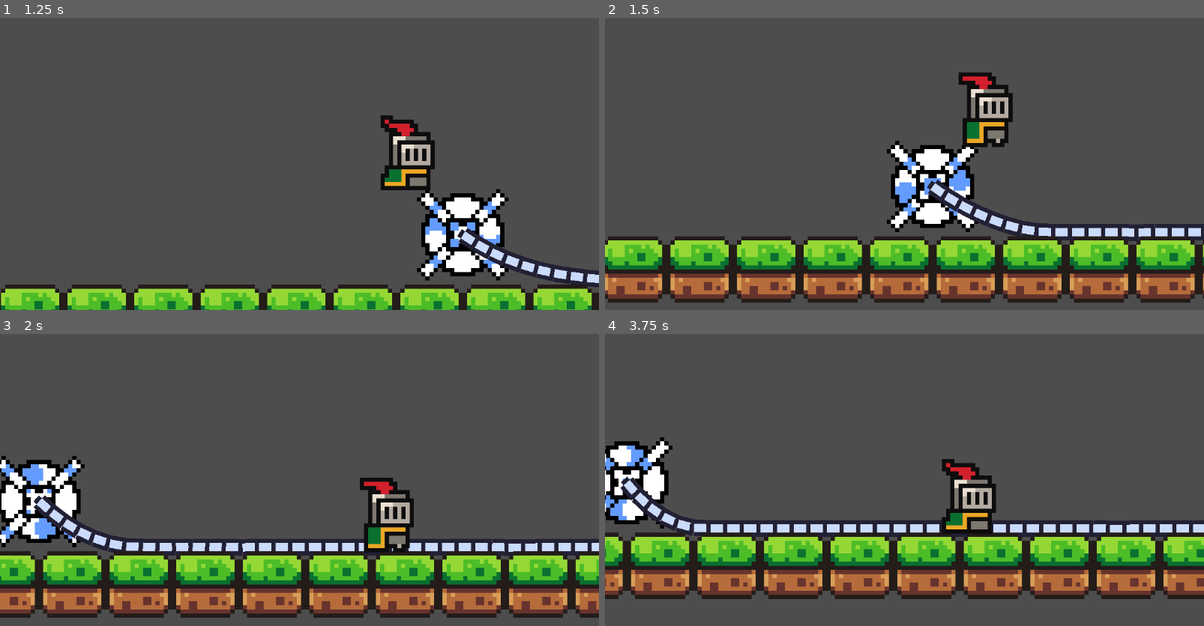
Above: before the commit, frames 1-4 (two rows, left to right).
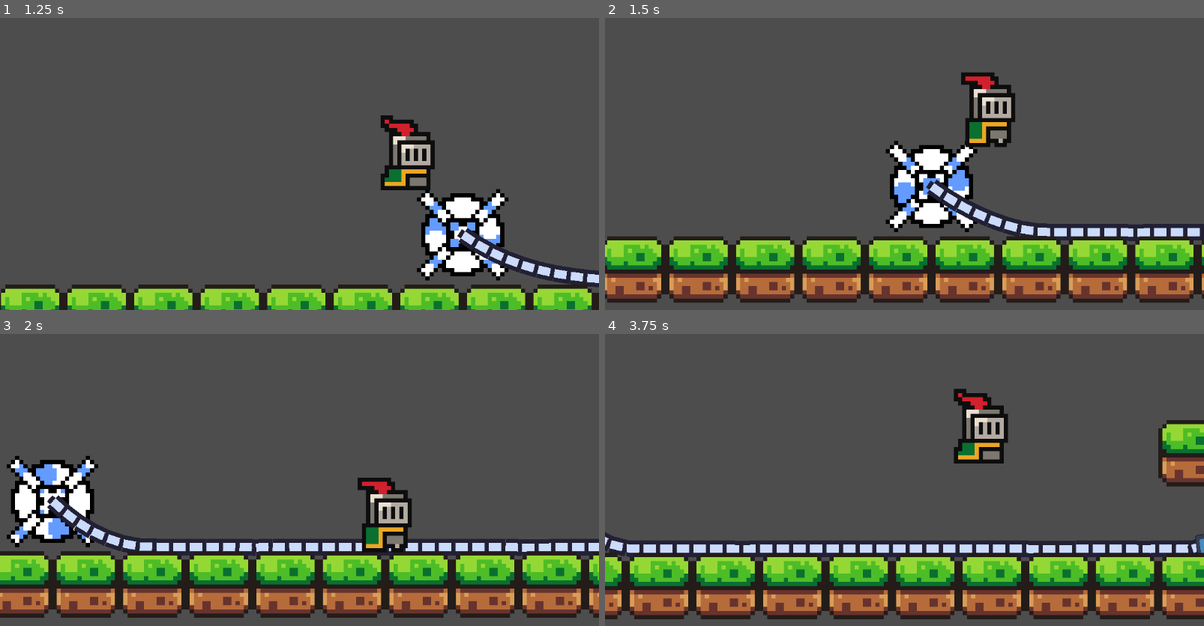
Above: after the commit, the same moments.

Repository: nbrwn/tether
Game: Godot game, scene res://scenes/game.tscn
Same seed, same stepped clock (60 frames per second), same inputs: the game is played once before the commit and once after it. The engine's default icon, where the game draws it, is replaced by a stand-in: a white triangle on a blue panel in a dark square.
Inputs:
- Up to frame 1 (1.25 s): tap Enter (ui_accept) at 0.5, 0.6 s; hold D (move_right) from 0.53 s (still down); tap Space (jump) at 0.77, 0.8, 1.07 s
- Up to frame 2 (1.5 s): keep holding D (move_right); tap Space (jump) at 1.35 s
- Up to frame 3 (2 s): keep holding D (move_right); tap Space (jump) at 1.52, 1.82 s; tap Enter (ui_accept) at 1.55 s
- Up to frame 4 (3.75 s): release D (move_right) at 2.03 s; hold A (move_left) 2.03-2.78 s; tap Enter (ui_accept) at 2.1, 2.85 s; tap Space (jump) at 2.3, 3.02, 3.32, 3.6 s; hold D (move_right) from 2.78 s (still down)

Frame 1 is identical in both runs. In frame 2, 3.8% of the frame differs, in the area x 0-100%, y 18-98%; in frame 3, 17%; in frame 4, 38%.

Commit message:
worked on making player not get stuck on walls

Diff:
--- a/new-game-project/scenes/BonerGuy.tscn
+++ b/new-game-project/scenes/BonerGuy.tscn
@@ -56,12 +56,38 @@
 [node name="CollisionShape2D" type="CollisionShape2D" parent="."]
 shape = SubResource("CapsuleShape2D_xtpra")
 
-[node name="RayLeftFoot" type="RayCast2D" parent="."]
+[node name="Rays" type="Node2D" parent="."]
+
+[node name="RayLeftFoot" type="RayCast2D" parent="Rays"]
 position = Vector2(-4, 7)
 target_position = Vector2(0, 4)
-collision_mask = 15
+collision_mask = 2
 
-[node name="RayRightFoot" type="RayCast2D" parent="."]
+[node name="RayRightFoot" type="RayCast2D" parent="Rays"]
 position = Vector2(4, 7)
 target_position = Vector2(0, 4)
 collision_mask = 2
+
+[node name="RayTopLeftSide" type="RayCast2D" parent="Rays"]
+position = Vector2(-4, -7)
+rotation = 1.5708
+target_position = Vector2(0, 4)
+collision_mask = 2
+
+[node name="RayTopRightSide" type="RayCast2D" parent="Rays"]
+position = Vector2(4, -7)
+rotation = -1.5708
+target_position = Vector2(0, 4)
+collision_mask = 2
+
+[node name="RayBottomLeftSide" type="RayCast2D" parent="Rays"]
+position = Vector2(-4, 7)
+rotation = 1.5708
+target_position = Vector2(0, 4)
+collision_mask = 2
+
+[node name="RayBottomRightSide" type="RayCast2D" parent="Rays"]
+position = Vector2(4, 7)
+rotation = -1.5708
+target_position = Vector2(0, 4)
+collision_mask = 2
--- a/new-game-project/scripts/RigidBodyPlayer.gd
+++ b/new-game-project/scripts/RigidBodyPlayer.gd
@@ -3,10 +3,19 @@
 @onready var move_right_force = Vector2(1500, 0)
 @onready var move_left_force = Vector2(-1500, 0)
 @onready var move_speed_max = 140
+
 @onready var jump_force = Vector2(0, -18000)
+@onready var can_jump = false
 
-@onready var ray_right_foot = $RayRightFoot
-@onready var ray_left_foot = $RayLeftFoot
+@onready var stuck_on_left_wall = false
+@onready var stuck_on_right_wall = false
+
+@onready var ray_left_foot = $Rays/RayLeftFoot
+@onready var ray_right_foot = $Rays/RayRightFoot
+@onready var ray_top_left_side = $Rays/RayTopLeftSide
+@onready var ray_top_right_side = $Rays/RayTopRightSide
+@onready var ray_bottom_left_side = $Rays/RayBottomLeftSide
+@onready var ray_bottom_right_side = $Rays/RayBottomRightSide
 
 # Called when the node enters the scene tree for the first time.
 func _ready() -> void:
@@ -15,12 +24,34 @@
 
 # Called every frame. 'delta' is the elapsed time since the previous frame.
 func _process(delta: float) -> void:
-	pass
+	set_state()
+
+	process_input()
+
+	if stuck_on_left_wall:
+		self.apply_impulse(move_right_force, Vector2(0, 0))
+
+	if stuck_on_right_wall:
+		self.apply_impulse(move_left_force, Vector2(0, 0))
+
+func process_input():
 	if Input.is_action_pressed("move_right") and self.linear_velocity.x < move_speed_max:
 		self.apply_impulse(move_right_force, Vector2(0, 0))
 
 	if Input.is_action_pressed("move_left") and self.linear_velocity.x > -move_speed_max:
 		self.apply_impulse(move_left_force, Vector2(0, 0))
 
-	if Input.is_action_just_pressed("jump") and (ray_left_foot.is_colliding() or ray_right_foot.is_colliding()):
+	if Input.is_action_just_pressed("jump") and can_jump:
 		self.apply_impulse(jump_force, Vector2(0, 0))
+
+func set_state():
+
+	# TODO - Implement Coyote Time here
+	# Maybe by doing a counter where can_jump is set to false after a few frames of no foot collisions
+	can_jump = is_on_floor()
+
+	stuck_on_left_wall = (not is_on_floor()) and (ray_top_left_side.is_colliding() or ray_bottom_left_side.is_colliding())
+	stuck_on_right_wall = (not is_on_floor()) and (ray_top_right_side.is_colliding() or ray_bottom_right_side.is_colliding())
+
+func is_on_floor():
+	return ray_left_foot.is_colliding() or ray_right_foot.is_colliding()
